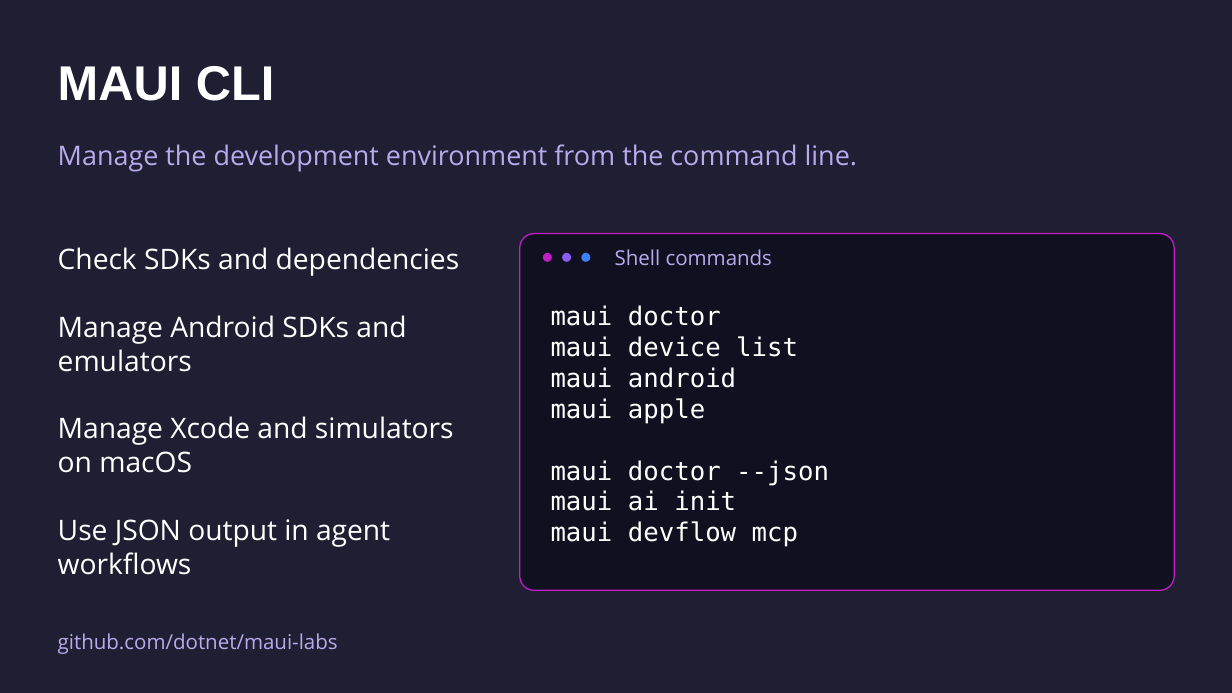
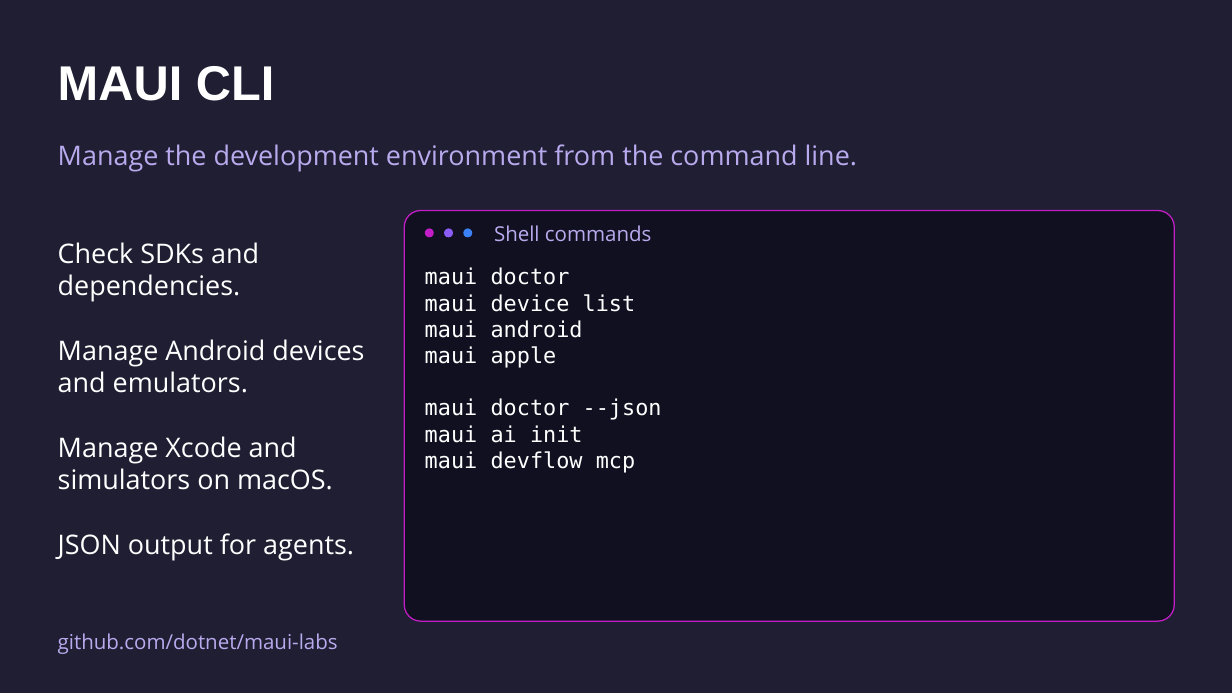
Before and after one commit to mattleibow/dotnetconf2026, a slide deck: slide 5 of slides.pptx. Drawn at 1232x693 pixels with LibreOffice and Linux fonts; fonts in the diff are those of the drawing. Boxes give left, top, right and bottom in pixels: in the first picture for what was removed or moved away, otherwise in the second. Text is boxed around its words. In the diff, an @@ line names an element or a change of style, - is before the commit and + after.

```diff
--- a/slides.pptx
+++ b/slides.pptx
@@ rounded rectangle: place and size @@
-rounded rectangle at bbox=[519, 234, 1174, 591]
+rounded rectangle at bbox=[405, 211, 1175, 621]
@@ ellipse: place and size @@
-ellipse at bbox=[543, 253, 553, 262]
+ellipse at bbox=[425, 228, 434, 238]
@@ ellipse: place and size @@
-ellipse at bbox=[562, 253, 571, 262]
+ellipse at bbox=[445, 228, 454, 238]
@@ ellipse: place and size @@
-ellipse at bbox=[581, 253, 591, 262]
+ellipse at bbox=[463, 228, 472, 238]
@@ text "Shell commands": place and size @@
-text "Shell commands" at bbox=[615, 249, 772, 265]
+text "Shell commands" at bbox=[494, 225, 651, 241]
@@ text at bbox=[58, 242, 364, 561]: text changed; size 22 to 21 pt @@
-Check SDKs and dependencies
-Manage Android SDKs and emulators
-Manage Xcode and simulators on macOS
-Use JSON output in agent workflows
+Check SDKs and dependencies.
+Manage Android devices and emulators.
+Manage Xcode and simulators on macOS.
+JSON output for agents.
@@ text "maui doctor": place and size @@
-text "maui doctor" at bbox=[551, 305, 829, 547]
+text "maui doctor" at bbox=[425, 267, 662, 473]
@@ text "maui doctor" at bbox=[425, 267, 662, 473]: size 20 to 17 pt @@
```
Also in this commit, not shown: 24 other slides changed, 5 slides added, 3 slides removed.
